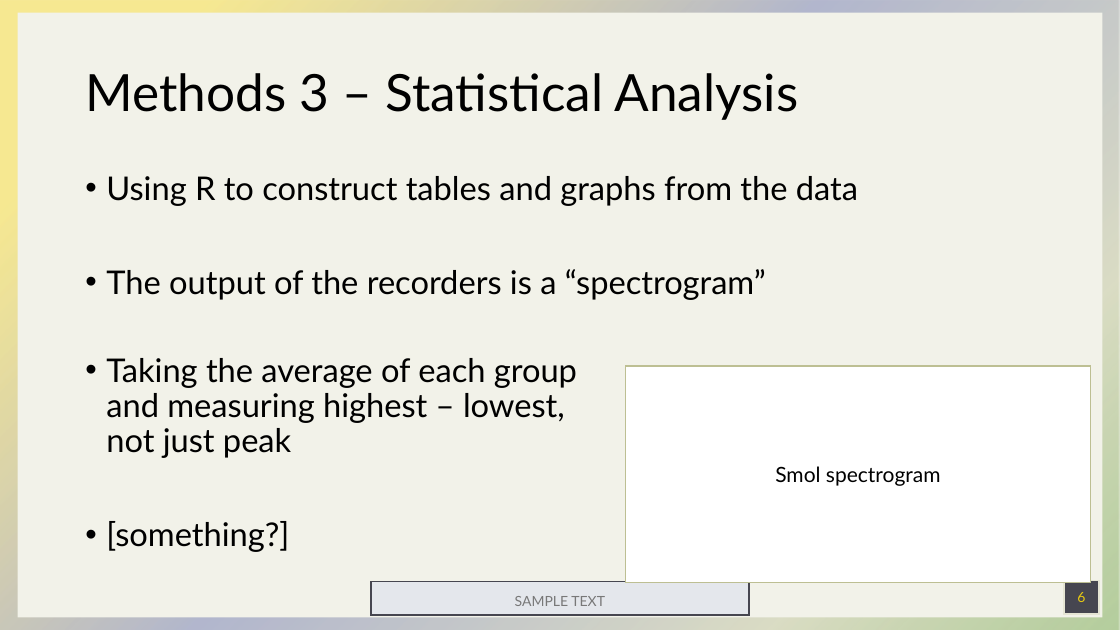
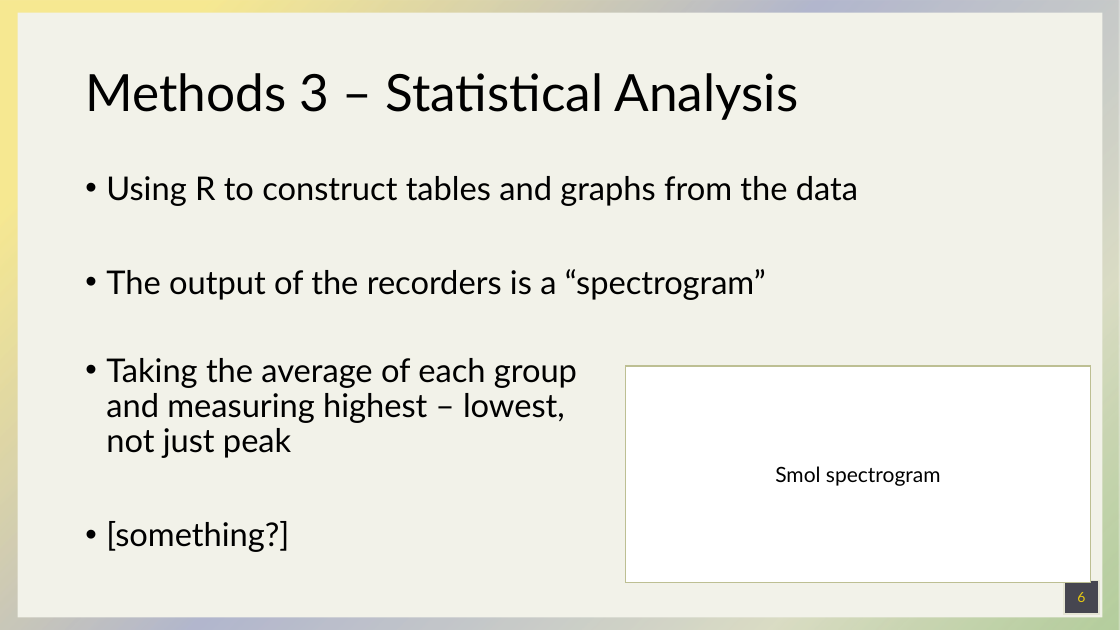
Before and after one commit to tobiasnunn/tnunn_research, a slide deck: slide 6 of BSX2021/Group_proj/Birdpres_theme_test.pptx. Drawn at 1120x630 pixels with LibreOffice and Linux fonts; fonts in the diff are those of the drawing. Boxes give left, top, right and bottom in pixels: in the first picture for what was removed or moved away, otherwise in the second. Text is boxed around its words. In the diff, an @@ line names an element or a change of style, - is before the commit and + after.

```diff
--- a/BSX2021/Group_proj/Birdpres_theme_test.pptx
+++ b/BSX2021/Group_proj/Birdpres_theme_test.pptx
@@ rectangle removed at [371,581,749,615] @@
@@ text removed at [515,596,605,606] @@
-SAMPLE TEXT
```
Also in this commit, not shown: 9 other slides changed, 10 other files.
